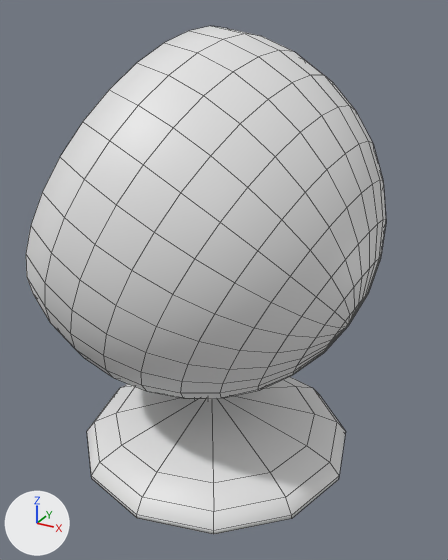
Two versions of the FBX model Assets/Art/fbx/HABITACIÓ/cadirarodona.fbx, one commit apart.
Both versions are drawn from a 50 mm lens placed at (10.706, -5.837, 1.413), pointed at (9.821, -4.227, 0.608). Every picture has the same lights, and +X, +Y and +Z are marked at lower left. The picture after the commit comes second. Mesh edges are drawn as thin lines.

Before the edit, the objects in view are built like this:
```python
me_cone = bpy.data.meshes.new('Cone')
me_cone.from_pydata(...)  # 972 vertices, 977 faces; spans x -0.644..0.47, y -0.422..0.653, z -0.659..0.701
ob_cone = bpy.data.objects.new('Cone', me_cone)
ob_cone.location = (9.908, -4.239, 0.665)
ob_cone.rotation_euler = (0.0, 0.0, 0.925)  # degrees (0, 0, 53)
```
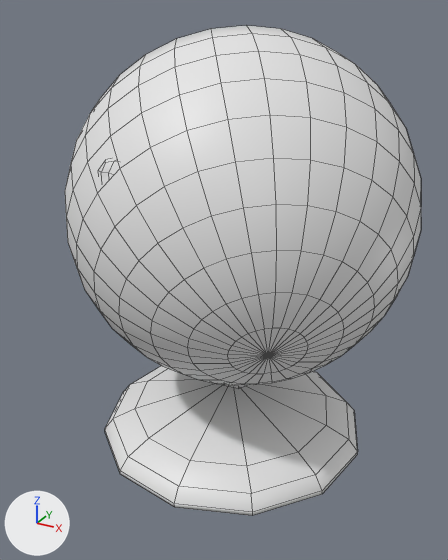
The change, as a list of edits to the scene's bpy script:
```text
Change me_cone:
    used by ob_cone; location = (9.908, -4.239, 0.665); rotation_euler = (0.0, 0.0, 0.925), in degrees (0, 0, 53)
    remove me_cone.from_pydata(...)  # 972 vertices, 977 faces; spans x -0.644..0.47, y -0.422..0.653, z -0.659..0.701
    add me_cone.from_pydata(...)  # 972 vertices, 979 faces; spans x -0.644..0.47, y -0.422..0.653, z -0.659..0.701
    me_cone part 1
    47 vertices in x -0.535..0.39, y -0.383..0.542, z -0.659..-0.481 move by (-0.017, 0.0, 0.0)
    6 vertices in x -0.145..-0.036, y 0.058..0.158, z -0.507 move by (0.0, 0.0, 0.014)
    2 vertices move from x 0.304, y 0.351, z -0.659..-0.645 to x 0.288, y 0.351, z -0.659..-0.645
    2 new faces join them
    me_cone part 2
    6 vertices in x -0.332..-0.306, y -0.196..-0.174, z -0.009..0.382 move by (-0.026, -0.025, 0.0)
    6 vertices in x 0.395..0.402, y 0.066..0.114, z 0.015..0.357 move by (-0.032, -0.009, 0.0)
    6 vertices in x -0.109..-0.085, y -0.326..-0.292, z -0.028..0.4 move by (-0.023, -0.02, 0.0)
    4 vertices in x -0.216..-0.187, y -0.326..-0.323, z -0.015..0.388 move by (-0.023, -0.022, 0.0)
    4 vertices in x -0.225..-0.214, y -0.335..-0.33, z -0.009..0.382 move by (-0.022, -0.023, 0.0)
    4 vertices in x 0.38..0.393, y 0.062..0.084, z -0.015..0.388 move by (-0.031, -0.009, 0.0)
    86 vertices move from x -0.332..0.387, y -0.338..0.246, z -0.028..0.4 to x -0.358..0.355, y -0.36..0.235, z -0.028..0.4
Change ob_cone:
    ob_cone.rotation_euler: (0.0, 0.0, 0.925) -> (0.0, 0.0, 0.0)  # degrees (0, 0, 53) -> degrees (0, 0, 0)
```

Changed parts and their boxes (x1, y1, x2, y2) in the pictures (448 x 560 px; the box of a moved part takes in the faces that stretch with it):
'Cone', reshaped, turned
    before: (26, 26, 386, 534)
    after: (65, 25, 421, 516)
part 1 of me_cone, moved or reshaped
    before: (87, 377, 346, 534)
    after: (105, 366, 358, 516)
part 2 of me_cone, moved or reshaped (not visible before)
    after: (98, 159, 115, 179)
